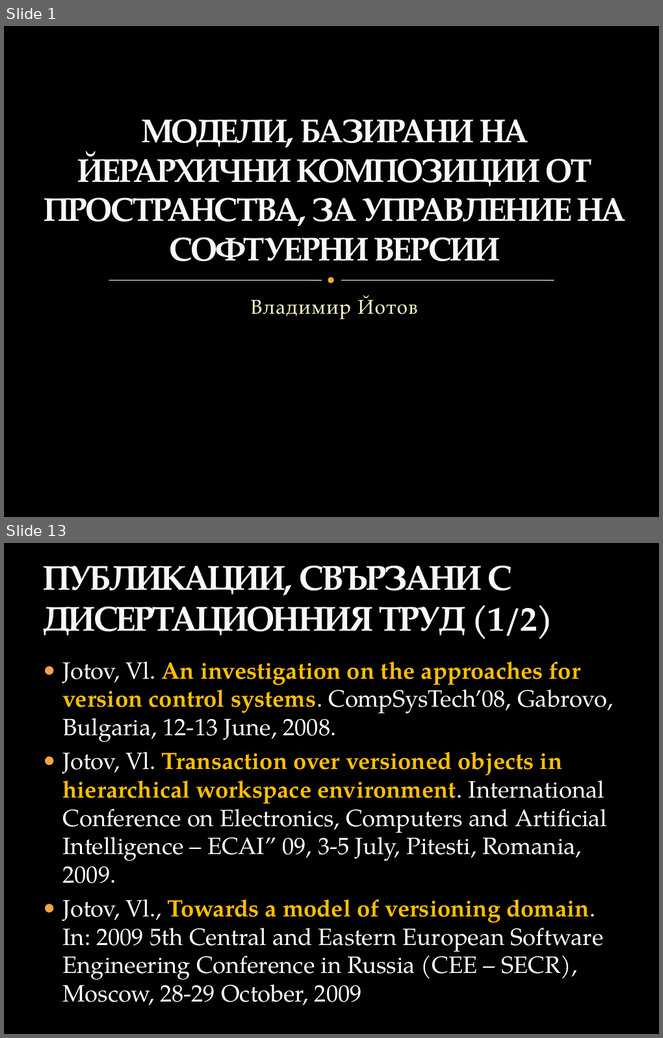
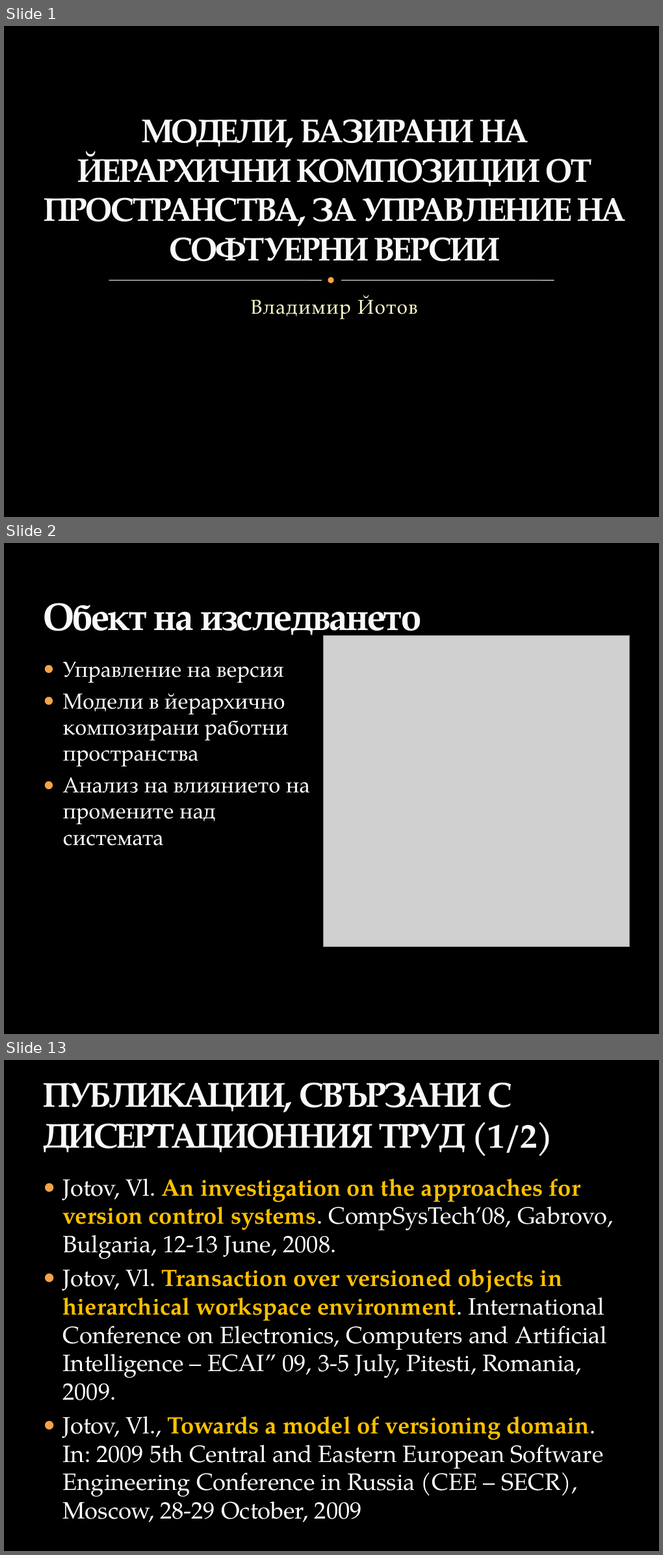
Before and after one commit to vjotov/versia, a slide deck: doc/Presentation.pptx. Shown one above the other, each under a label of ours: slides 1 and 13 before the commit, slides 1, 2 and 13 after it; the slides between them are not shown. The pictures are 663x1038 and 663x1555 pixels, drawn with LibreOffice and Linux fonts; fonts in the diff are those of the drawing; grey boxes stand for pictures; background and template pictures are left out. Boxes give left, top, right and bottom in pixels: in the first picture for what was removed or moved away, otherwise in the second. Text is boxed around its words. In the diff, an @@ line names an element or a change of style, - is before the commit and + after.

```diff
--- a/doc/Presentation.pptx
+++ b/doc/Presentation.pptx
@@ slide 2 added at [4, 543, 659, 1034], background picture (left out) @@
@@ title added at [43, 603, 421, 641], 42 pt, text #F9F9F9, bold @@
+Обект на изследването
@@ picture added at [324, 636, 630, 947] @@
@@ text added at [63, 661, 310, 846], 24 pt, text #FFFFFF @@
+● Управление на версия
+● Модели в йерархично композирани работни пространства
+● Анализ на влиянието на промените над системата
```
Also in this commit, not shown: 10 slides changed, 1 slide removed, 2 other files.
